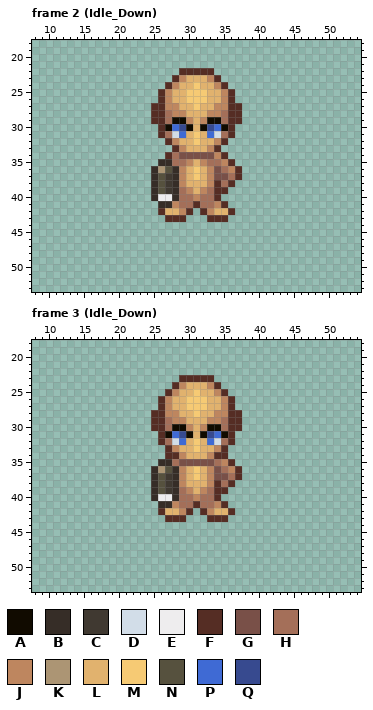
Pixel-art file: RPGO.Editor/Resources/All_Animations.aseprite. That is the earlier state.
64x64 pixels, 112 frames. Colours within 5 levels of each other are drawn and written as one. Shown: frame 2 (Idle_Down): x 8..54, y 18..53; frame 3 (Idle_Down): x 8..54, y 18..53. The commit also changed other frames, which this record leaves out.
Visible layers, top first: "RH_Grimoire", "Character".
Palette (. is transparent): A #110b00  B #362d27  C #403931  D #d2dde8  E #eeedee  F #552d24  G #795048  H #a46f59  J #be865f  K #ac9574  L #e1b26e  M #f6ca74  N #56513e  P #3f6ad4  Q #374a8f
Pixels before, frame 2 (Idle_Down), first column x 25:
22 ....FFFFF....
23 ...FJLLLJF...
24 ..FJLLMLLJF..
25 .FJLLMMMLLJF.
26 .FJLLMMMLLJF.
27 FFJJLLMLLJJFF
28 FFHJJLLLJJHFF
29 FFHAAJLJAAHFF
30 .FAPQALAQPAF.
31 .FHDPLMLPDHF.
32 ..FJLLMLLJF..
33 ...FJLLLJF...
34 ..FHGGGGGJF..
35 .BBHHJLJHHJF.
36 BKNBJLMLJGHJF
37 BNCBJLMLJGGHF
38 BNCBJLLLJFHF.
39 BNCBHJLJHFF..
40 BEEBHHJHHF...
41 .BBJHHFHHJF..
42 .FLLJF.FJLLF.
43 ..FFF...FFF..
Pixels before, frame 3 (Idle_Down), first column x 25:
23 ....FFFFF....
24 ...FJLLLJF...
25 ..FJLLMLLJF..
26 .FJLLMMMLLJF.
27 .FJLLMMMLLJF.
28 FFJJLLMLLJJFF
29 FFHJJLLLJJHFF
30 FFHAAJLJAAHFF
31 .FAPQALAQPAF.
32 .FHDPLMLPDHF.
33 ..FJLLMLLJF..
34 ..FFJLLLJFF..
35 .BBHGGGGGHJF.
36 BKNBJLMLJGHJF
37 BNCBJLMLJGGHF
38 BNCBJLLLJFHF.
39 BNCBHJLJHFF..
40 BEEBHHJHHF...
41 .BBJHHFHHJF..
42 .FLLJF.FJLLF.
43 ..FFF...FFF..
After:
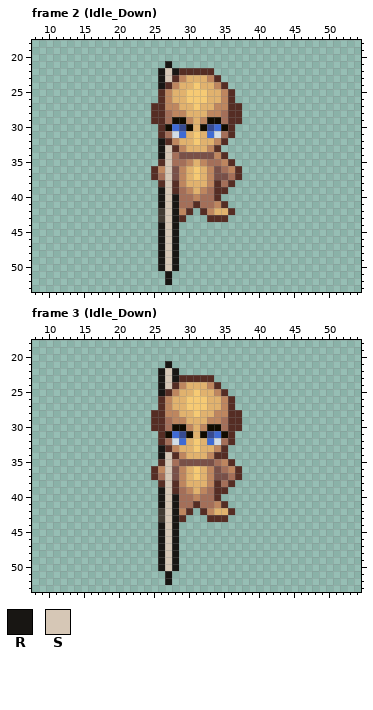
Colours new in this view: R #181613  S #d6c7b6
The author wrote: Add GreatHammer_SS weapon animations for greathammer subtype
Changes in this commit:
layer "RH_Grimoire" now hidden
layer "Bow" added
Changed rows in their new state; - is an unchanged pixel.
Frame 2 (Idle_Down):
first column x 26:
21 -R-
22 RSR
23 RS-
24 R--
first column x 25:
32 -R--
33 -RS-
34 -RS-
35 -FS-
36 FJSG
37 FHSG
38 .FSF
39 .RSF
40 .RSR
41 -RSR
42 -CSR
43 -CSR
44 -RSR
45 -RSR
46 -RSR
47 -RSR
48 -RSR
49 -RSR
50 -RSR
51 --R-
52 --R-
Frame 3 (Idle_Down):
first column x 26:
21 -R-
22 RSR
23 RSR
24 RS-
25 R--
first column x 25:
33 -R--
34 -RS-
35 -FS-
36 FJSG
37 FHSG
38 .FSF
39 .RSF
40 .RSR
41 -RSR
42 -CSR
43 -CSR
44 -RSR
45 -RSR
46 -RSR
47 -RSR
48 -RSR
49 -RSR
50 -RSR
51 --R-
52 --R-
Where, in picture pixels (left, top, right, bottom), the same in both pictures:
added: (158, 61, 179, 89)
changed: (151, 138, 179, 285)
added: (158, 361, 179, 396)
changed: (151, 445, 179, 585)
